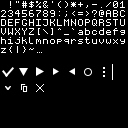
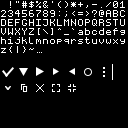
Revision of a layered 128×128 image; what changed, layer by layer:
added layer "Layer 5" above "Layer 3" over [52, 84, 76, 92]
